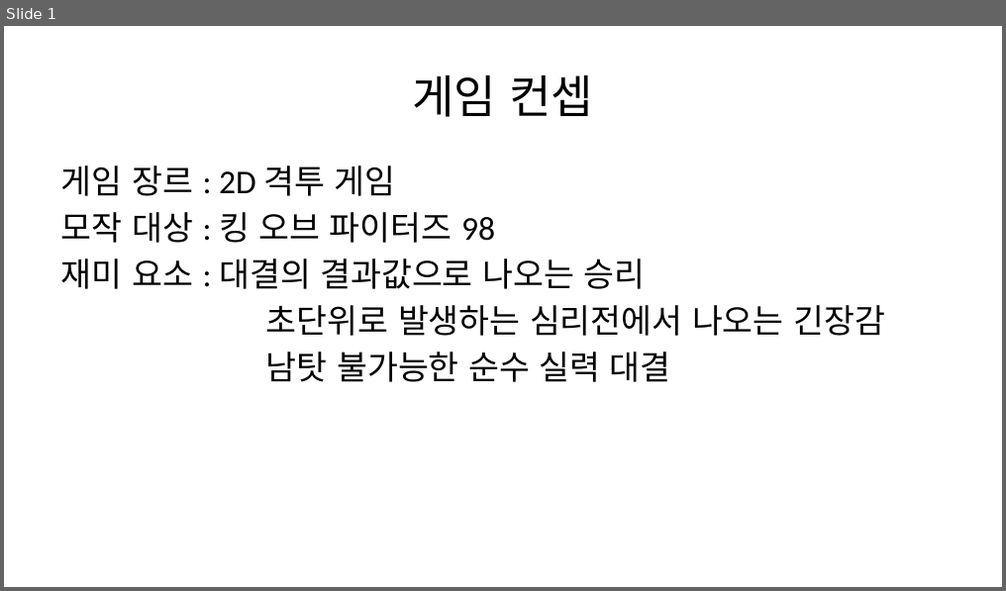
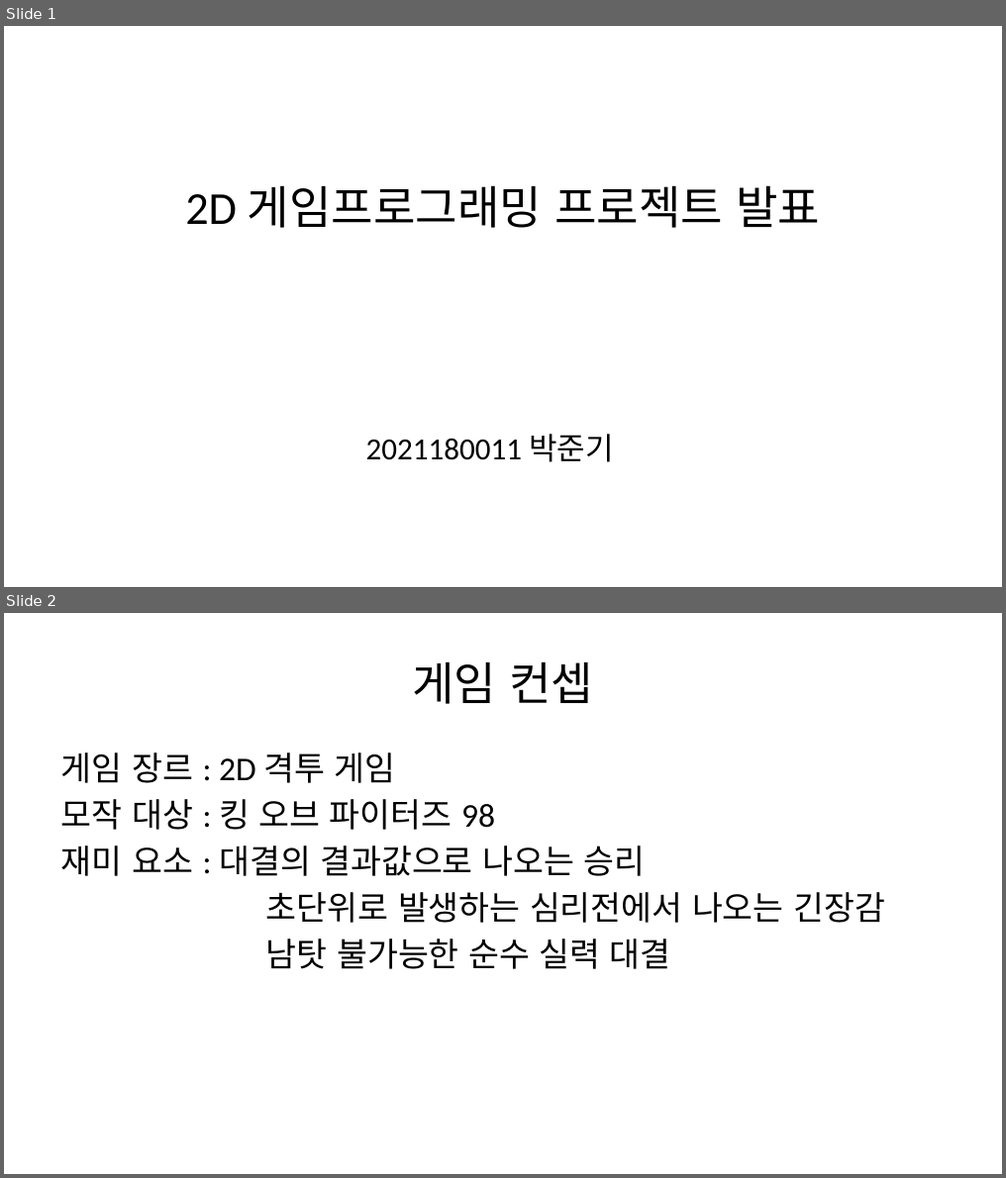
Before and after one commit to bluejuni0718-alt/2DGP-Project, a slide deck: 기획ppt.pptx. Shown one above the other, each under a label of ours: slide 1 before the commit, slides 1 and 2 after it. The pictures are 1006x591 and 1006x1178 pixels, drawn with LibreOffice and Linux fonts; fonts in the diff are those of the drawing. Boxes give left, top, right and bottom in pixels: in the first picture for what was removed or moved away, otherwise in the second. Text is boxed around its words. In the diff, an @@ line names an element or a change of style, - is before the commit and + after.

Commit message:
기획 ppt 최종 수정

```diff
--- a/기획ppt.pptx
+++ b/기획ppt.pptx
@@ slide 1 added at <box>4,26,1002,587</box>, background #FFFFFF @@
@@ title added at <box>185,185,820,228</box>, 44 pt, text #000000 @@
+2D 게임프로그래밍 프로젝트 발표
@@ text added at <box>366,434,614,463</box>, 29.6 pt, text #000000 @@
+2021180011 박준기
@@ what was slide 1 is now slide 2 @@
```
